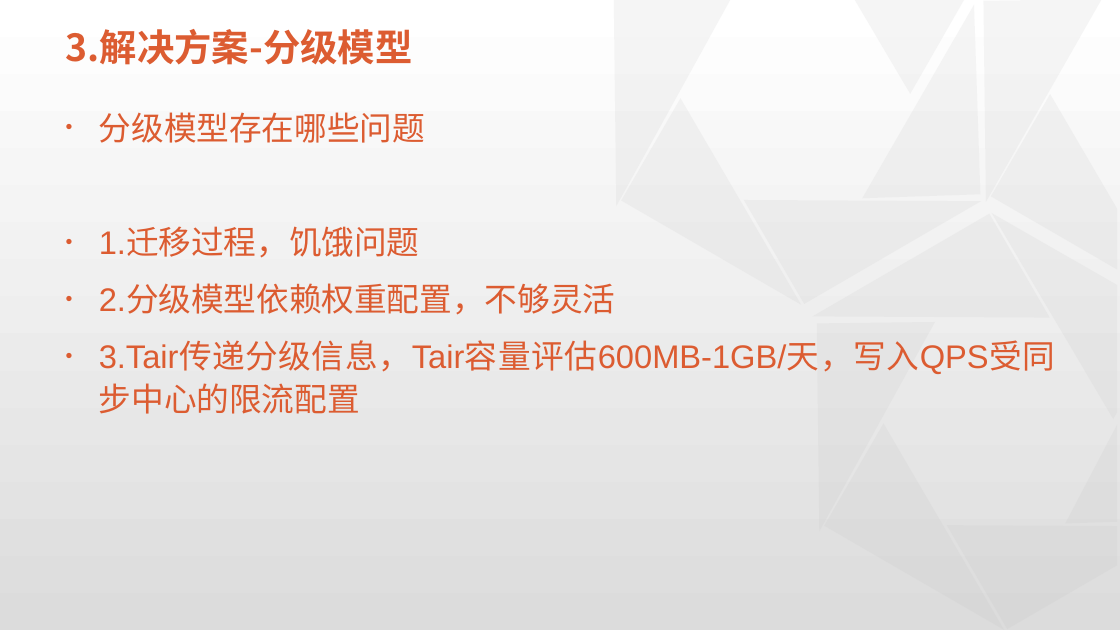
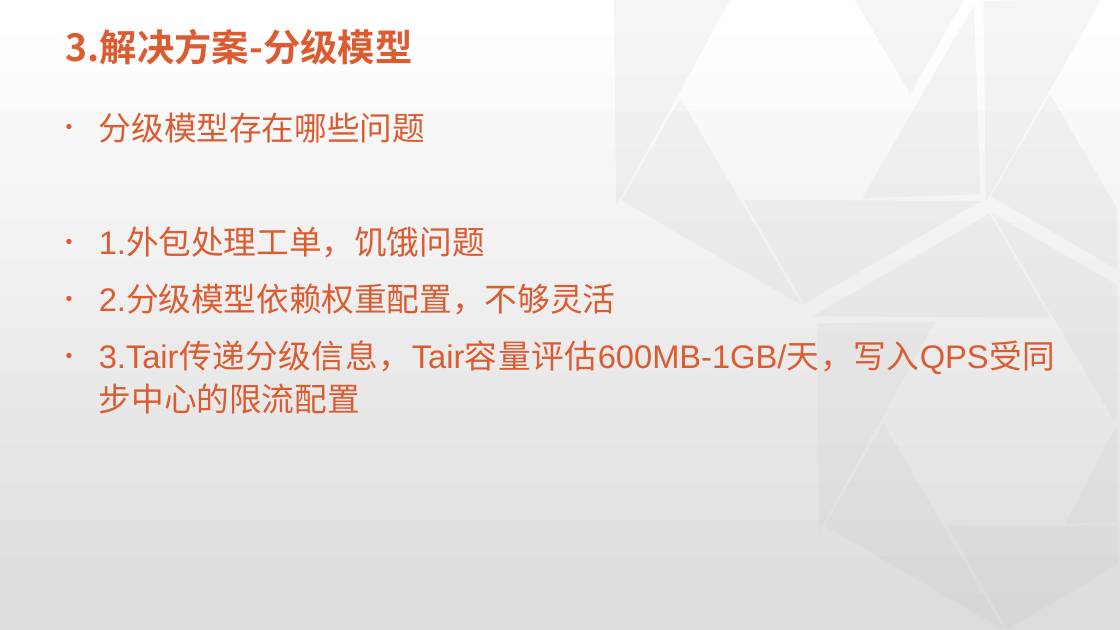
Before and after one commit to physicsLoveJava/java-miscellaneous, a slide deck: slide 16 of tech-interview/a-task/实习总结预展示板-新版.pptx (slide 19 before the commit). Drawn at 1120x630 pixels with LibreOffice and Linux fonts; fonts in the diff are those of the drawing; background and template pictures are left out. Boxes give left, top, right and bottom in pixels: in the first picture for what was removed or moved away, otherwise in the second. Text is boxed around its words. In the diff, an @@ line names an element or a change of style, - is before the commit and + after.

```diff
--- a/tech-interview/a-task/实习总结预展示板-新版.pptx
+++ b/tech-interview/a-task/实习总结预展示板-新版.pptx
@@ text at box(99, 228, 485, 258): text changed @@
-• 1.迁移过程，饥饿问题
+• 1.外包处理工单，饥饿问题
```
Also in this commit, not shown: 10 other slides changed, 4 slides added, 2 slides removed.
